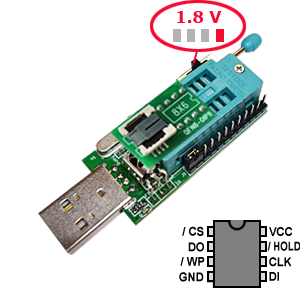
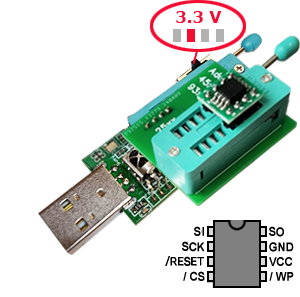
Before/after of a (300, 297) layered artwork. What changed in the layer stack:
hid "NAND_adapter" over [110,80,218,171]
showed "pinout_45" over [165,226,294,281]
hid "pinout_25" over [179,226,300,282]
showed "45-adapter" over [121,35,300,207]
added layer "voltage 3.3" above "voltage 1.8" over [176,11,204,23]
renamed "voltage" to "voltage 1.8", hid it over [177,11,204,23]
added layer "Voltage switch 3.3" above "Voltage switch 1.8" over [176,11,224,64]
renamed "Voltage switch" to "Voltage switch 1.8", hid it over [176,11,224,64]
added layer "CH347_V1_1" above "v1_7" over [81,33,268,252]
hid "v1_7" over [81,33,268,252]
